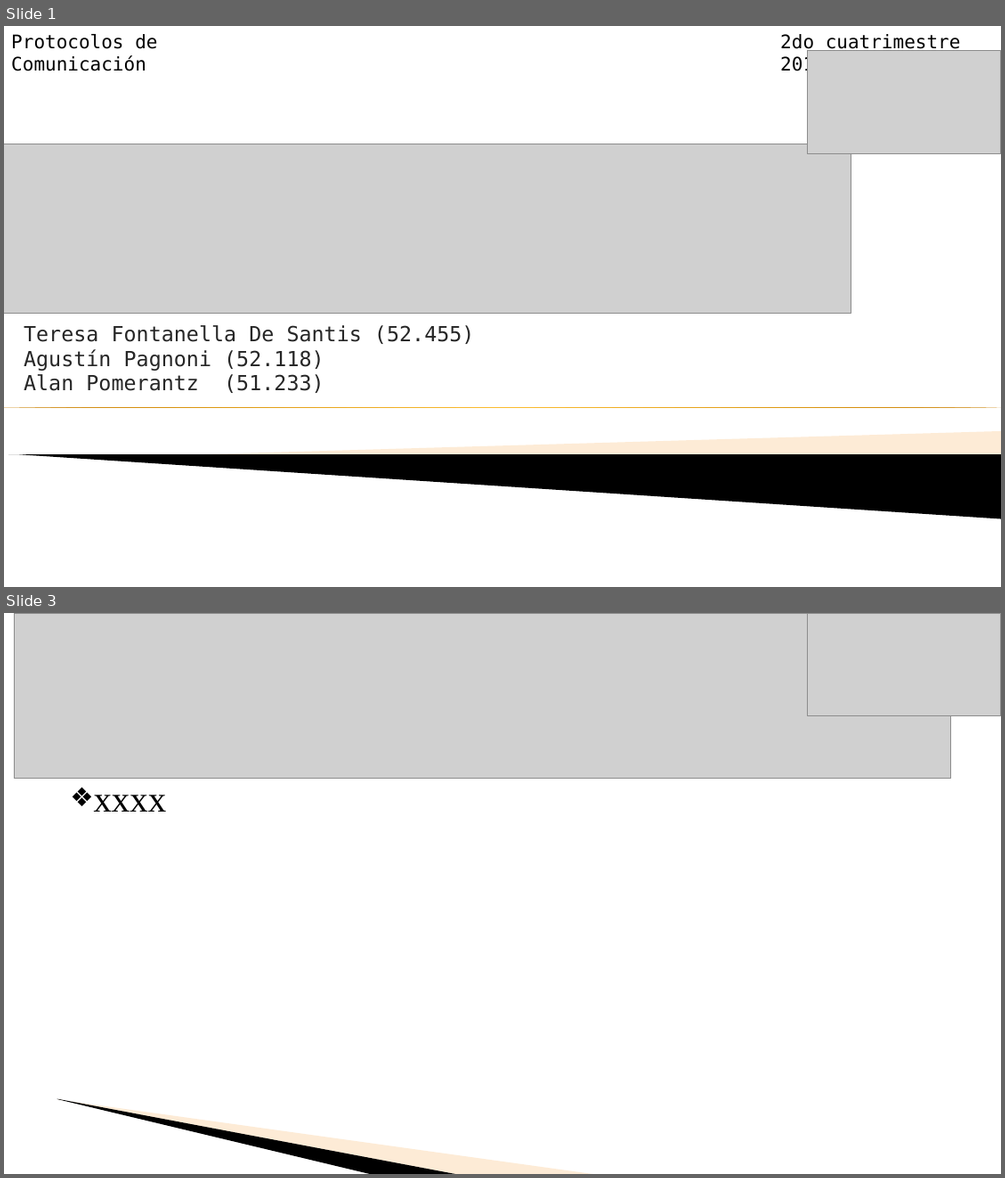
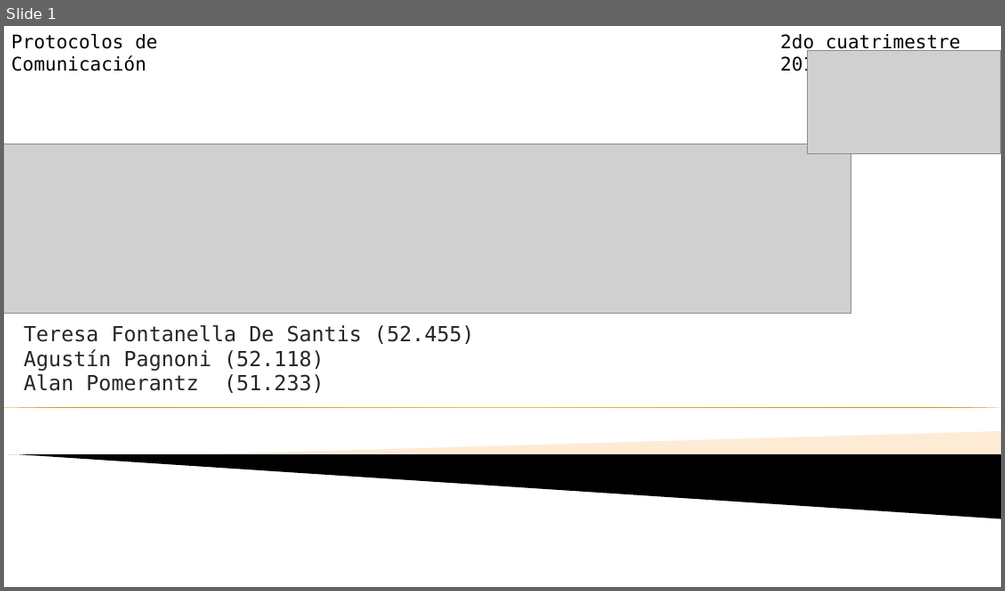
Before and after one commit to aguspagnoni/http-proxy, a slide deck: PPT PDC 1.ppt. Shown one above the other, each under a label of ours: slides 1 and 3 before the commit, slide 1 after it; the slides between them are not shown. The pictures are 1005x1178 and 1005x591 pixels, drawn with LibreOffice and Linux fonts; fonts in the diff are those of the drawing; grey boxes stand for pictures; background and template pictures are left out. Boxes give left, top, right and bottom in pixels: in the first picture for what was removed or moved away, otherwise in the second. Text is boxed around its words. In the diff, an @@ line names an element or a change of style, - is before the commit and + after.

```diff
--- a/PPT PDC 1.ppt
+++ b/PPT PDC 1.ppt
@@ slide 3 removed at box(4, 613, 1001, 1174), background picture (left out) @@
@@ picture removed at box(15, 613, 951, 779) @@
@@ picture removed at box(808, 613, 1000, 716) @@
@@ text removed at box(94, 795, 167, 811) @@
-❖ xxxx
@@ freeform shape removed at box(57, 1098, 459, 1174) @@
@@ freeform shape removed at box(58, 1099, 597, 1174) @@
```
Also in this commit, not shown: 2 slides changed, 6 slides added, 2 other slides removed.
